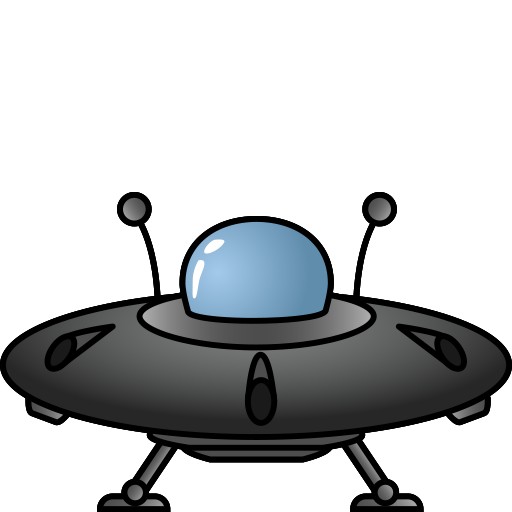
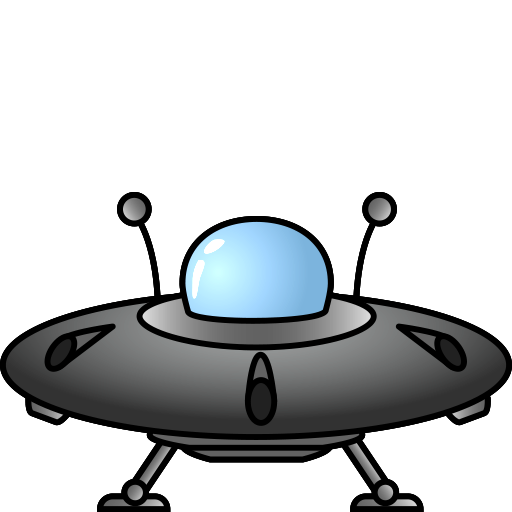
The second 512 × 512 image is a revision of the first. Changes to its layers:
pixels changed over <box>6,197,506,507</box> (layer not identified)
